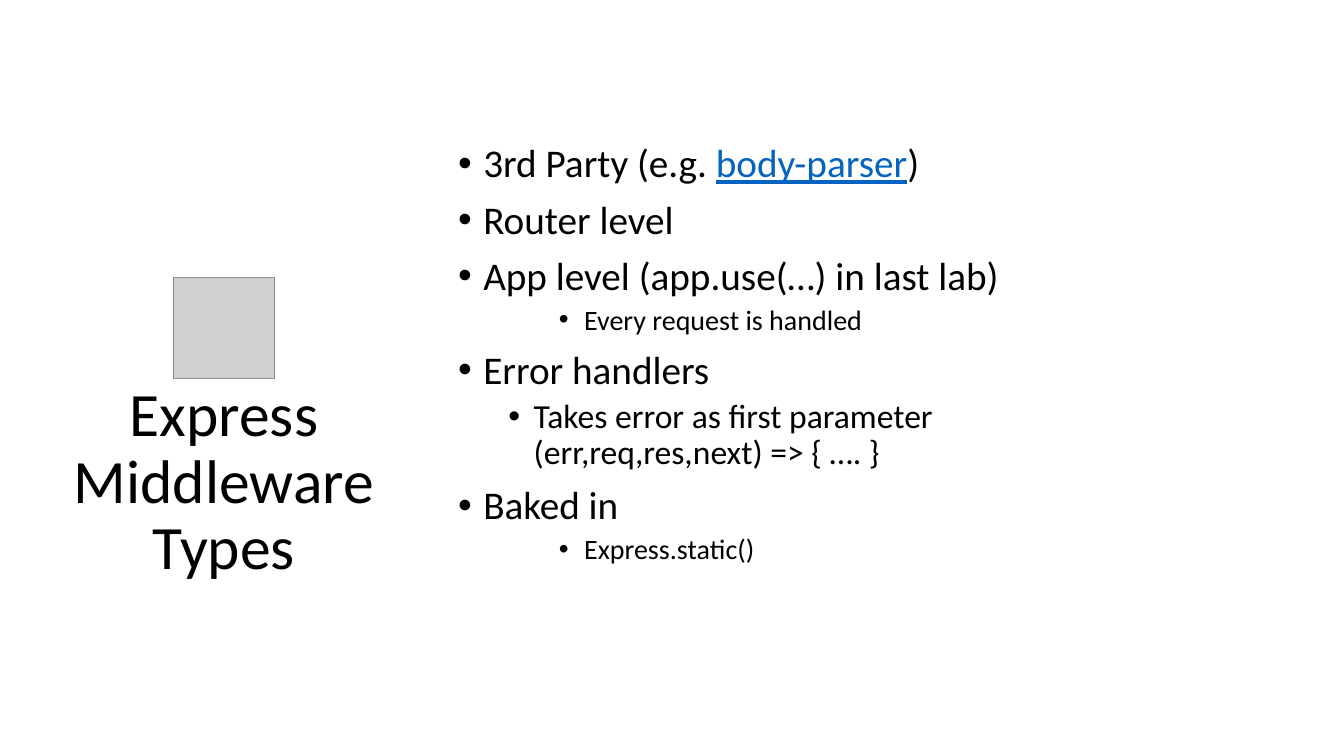
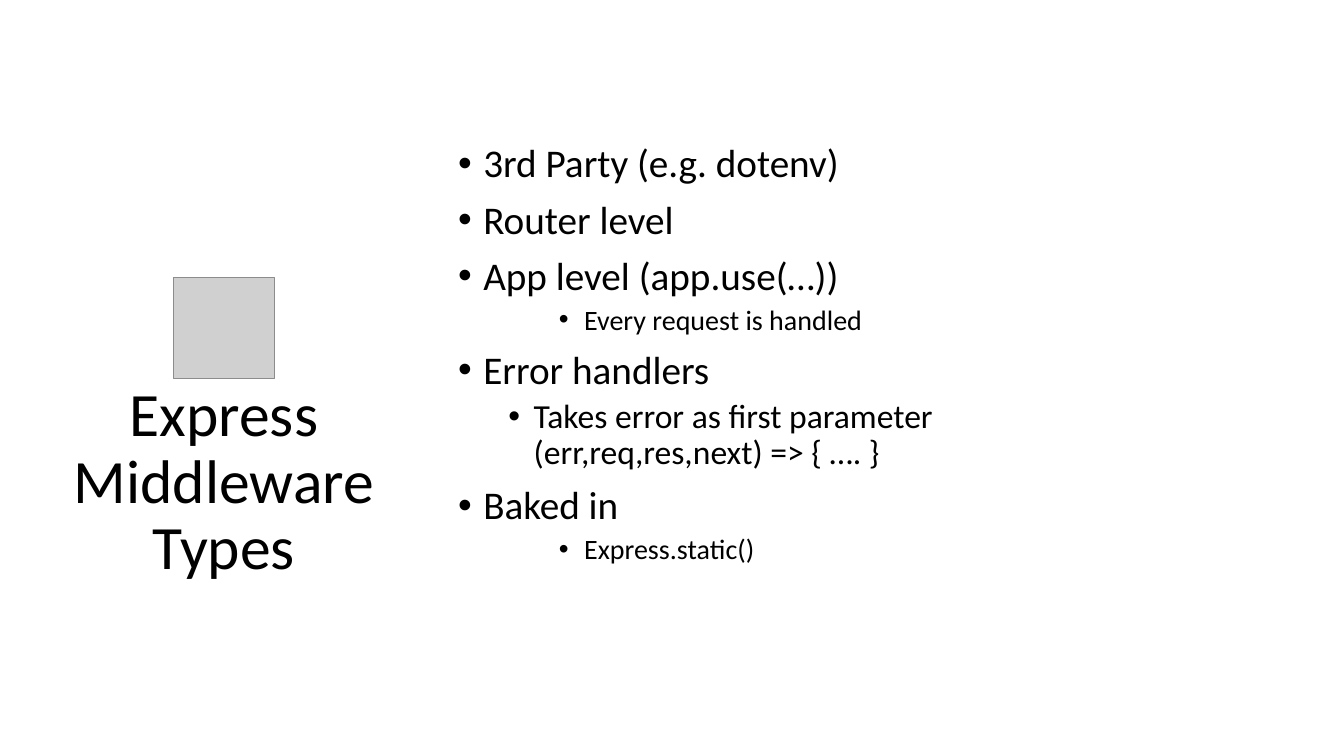
Before and after one commit to diarmuidoconnor/ict-2021, a slide deck: slide 9 of topic09/talk-3/express apis.pptx (slide 6 before the commit). Drawn at 1344x756 pixels with LibreOffice and Linux fonts; fonts in the diff are those of the drawing; grey boxes stand for pictures. Boxes give left, top, right and bottom in pixels: in the first picture for what was removed or moved away, otherwise in the second. Text is boxed around its words. In the diff, an @@ line names an element or a change of style, - is before the commit and + after.

```diff
--- a/topic09/talk-3/express apis.pptx
+++ b/topic09/talk-3/express apis.pptx
@@ text at <box>483,148,839,184</box>: text changed @@
-• 3rd Party (e.g. body-parser)
+• 3rd Party (e.g. dotenv)
@@ text at <box>483,261,839,297</box>: text changed @@
-• App level (app.use(…) in last lab)
+• App level (app.use(…))
```
Also in this commit, not shown: 4 other slides changed, 4 slides added, 2 slides removed, 58 other files.
